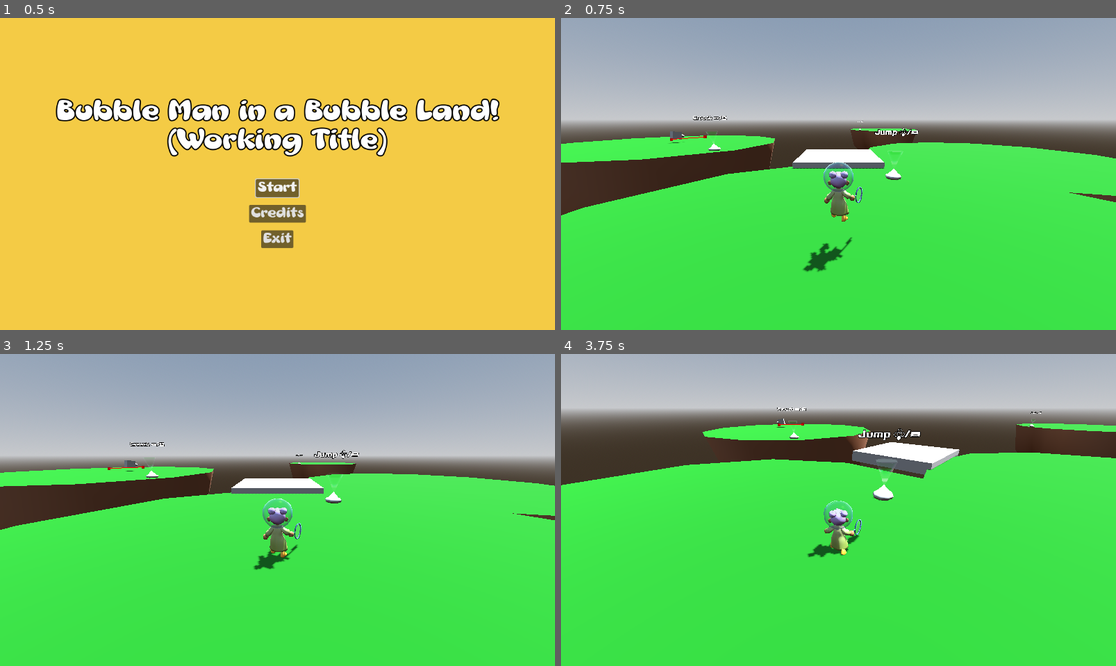
Above: before the commit, frames 1-4 (two rows, left to right).
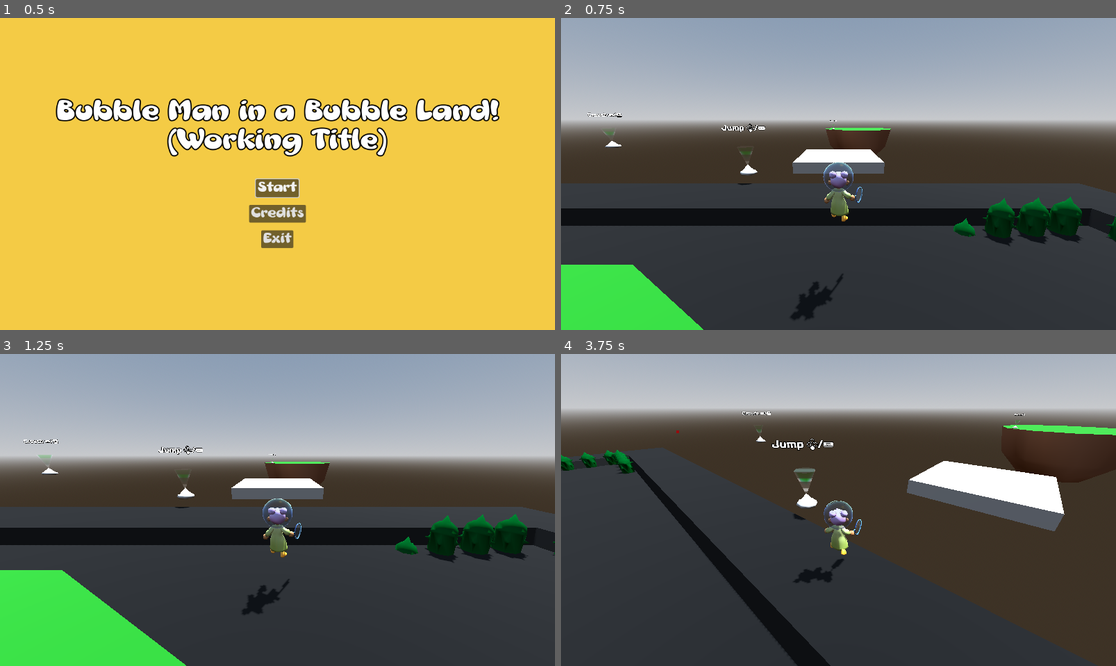
Above: after the commit, the same moments.

Repository: Gertkeno/GGJ2025
Game: Godot game, scene res://main_menu.tscn
Two runs of this game, one before a commit and one after it. Both use one fixed random seed, a clock stepped at 60 frames per second and the inputs below.
Inputs (mouse positions are in pixels of both pictures, inside the frame that each line leads up to):
- Up to frame 1 (0.5 s): no input
- Up to frame 2 (0.75 s): click "Start" at 0.5 s
- Up to frame 3 (1.25 s): no input
- Up to frame 4 (3.75 s): move the mouse to (960, 494) at 1.27 s; press the mouse at (960, 494) at 1.28 s; hold Right (right) 1.28-2.03 s; tap Space (jump) at 1.52, 2.27 s; move the mouse to (810, 510) at 2.02 s; release the mouse at (810, 510) at 2.03 s; hold Up (forward) from 2.03 s (still down); tap Shift (crouch) at 2.1, 3.6 s; move the mouse to (849, 503) at 2.77 s; press the mouse at (849, 503) at 2.78 s; move the mouse to (832, 516) at 3.52 s; release the mouse at (832, 516) at 3.53 s

Frame 1 is identical in both runs. In frame 2, 52% of the frame differs, in the area x 0-100%, y 30-100%; in frame 3, 51%; in frame 4, 69%, in the area x 0-100%, y 17-100%.

Commit message:
updated map blah
I might of funked a dunk

Diff:
--- a/bubble_world_map.tscn
+++ b/bubble_world_map.tscn
@@ -1,11 +1,12 @@
-[gd_scene load_steps=20 format=3 uid="uid://dydmub3swggmv"]
+[gd_scene load_steps=21 format=3 uid="uid://dydmub3swggmv"]
 
 [ext_resource type="PackedScene" uid="uid://ugfu6pob7c41" path="res://System/player.tscn" id="1_swvyc"]
 [ext_resource type="Script" path="res://System/kill_zone.gd" id="2_5yv2i"]
 [ext_resource type="PackedScene" uid="uid://dt1jvf850kdle" path="res://Environment/cactus.tscn" id="3_7ys0e"]
-[ext_resource type="NavigationMesh" uid="uid://cir6womydt81o" path="res://new_navigation_mesh.res" id="3_donix"]
+[ext_resource type="NavigationMesh" path="res://new_navigation_mesh.res" id="3_donix"]
 [ext_resource type="PackedScene" uid="uid://c3xxmyyaacn6y" path="res://TutorialPopup/tutorial_text.tscn" id="4_1krrg"]
 [ext_resource type="PackedScene" uid="uid://bso8oicnpy2nr" path="res://DefenseBeast/defense_beast.tscn" id="4_7jfbh"]
+[ext_resource type="PackedScene" uid="uid://dldd3obkxo5mx" path="res://Alex Test Junk/Map playground/Main.tscn" id="5_gogxq"]
 [ext_resource type="AudioStream" uid="uid://b037a5psk1fow" path="res://Audio/Ambient/SFX_Ambi_Bed.wav" id="5_gu4s6"]
 
 [sub_resource type="ProceduralSkyMaterial" id="ProceduralSkyMaterial_8syn1"]
@@ -122,10 +123,11 @@
 shape = SubResource("WorldBoundaryShape3D_pvp1t")
 
 [node name="Islands" type="NavigationRegion3D" parent="."]
+transform = Transform3D(1, 0, 0, 0, 1, 0, 0, 0, 1, -10.5276, 0.286956, 0)
 navigation_mesh = ExtResource("3_donix")
 
 [node name="BasicIsland" type="CSGSphere3D" parent="Islands"]
-transform = Transform3D(1, 0, 0, 0, 1, 0, 0, 0, 1, 17, 0, -18)
+transform = Transform3D(1, 0, 0, 0, 1, 0, 0, 0, 1, -43.169, 0, 19.0243)
 use_collision = true
 radius = 14.0
 material = SubResource("StandardMaterial3D_h82wv")
@@ -139,7 +141,7 @@
 material = SubResource("StandardMaterial3D_3fkp6")
 
 [node name="BasicIsland4" type="CSGSphere3D" parent="Islands"]
-transform = Transform3D(0.965926, 0, -0.258819, 0, 1, 0, 0.258819, 0, 0.965926, 1.1566, 0, 0.810531)
+transform = Transform3D(0.965926, 0, -0.258819, 0, 1, 0, 0.258819, 0, 0.965926, 1.40609, 0, 15.1559)
 use_collision = true
 radius = 14.0
 material = SubResource("StandardMaterial3D_h82wv")
@@ -152,14 +154,14 @@
 transform = Transform3D(1.73867, 0, 0.465874, 0, 1.8, 0, -0.465874, 0, 1.73867, 12.5573, 0, 1.80075)
 
 [node name="CSGCylinder3D" type="CSGCylinder3D" parent="Islands/BasicIsland4"]
-transform = Transform3D(1, 0, 0, 0, 1, 0, 0, 0, 1, 0, 7, 0)
+transform = Transform3D(1, 0, 0, 0, 1, 0, 0, 0, 1, 0, 7.08637, 0)
 operation = 2
 radius = 16.0
 height = 14.0
 material = SubResource("StandardMaterial3D_3fkp6")
 
 [node name="BasicIsland2" type="CSGSphere3D" parent="Islands"]
-transform = Transform3D(1, 0, 0, 0, 1, 0, 0, 0, 1, -23, 1, -22)
+transform = Transform3D(1, 0, 0, 0, 1, 0, 0, 0, 1, -95.7003, 1, 63.7491)
 use_collision = true
 radius = 14.0
 material = SubResource("StandardMaterial3D_h82wv")
@@ -209,4 +211,6 @@
 stream = ExtResource("5_gu4s6")
 volume_db = -20.0
 autoplay = true
-bus = &"Music"
+
+[node name="Node3D" parent="." instance=ExtResource("5_gogxq")]
+transform = Transform3D(1, 0, 0, 0, 1, 0, 0, 0, 1, -7.28103, -10.4569, 189.021)
